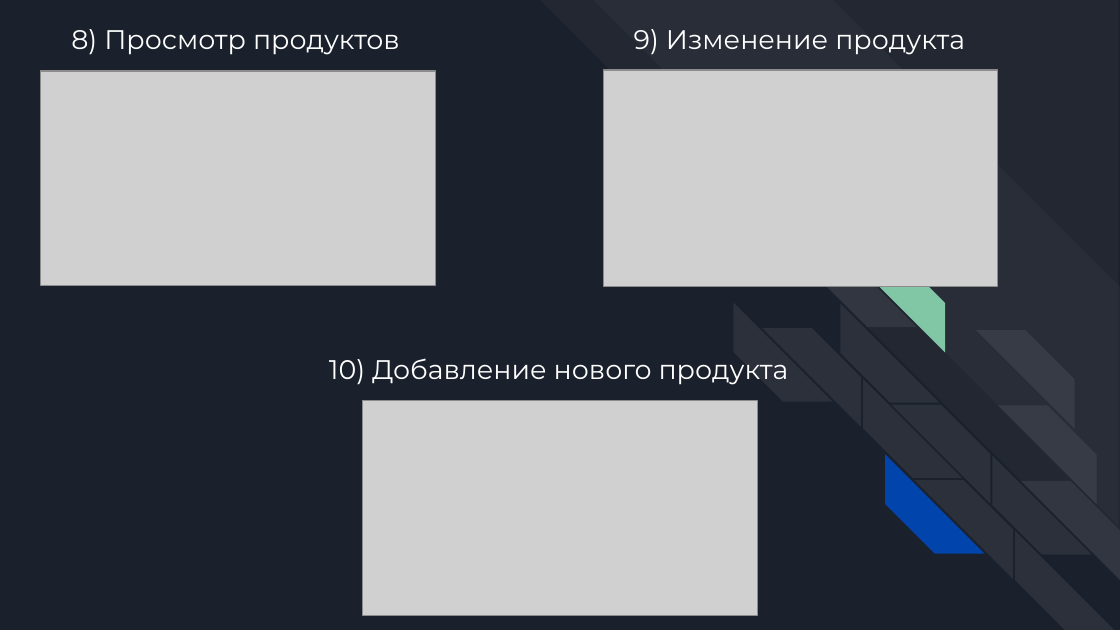
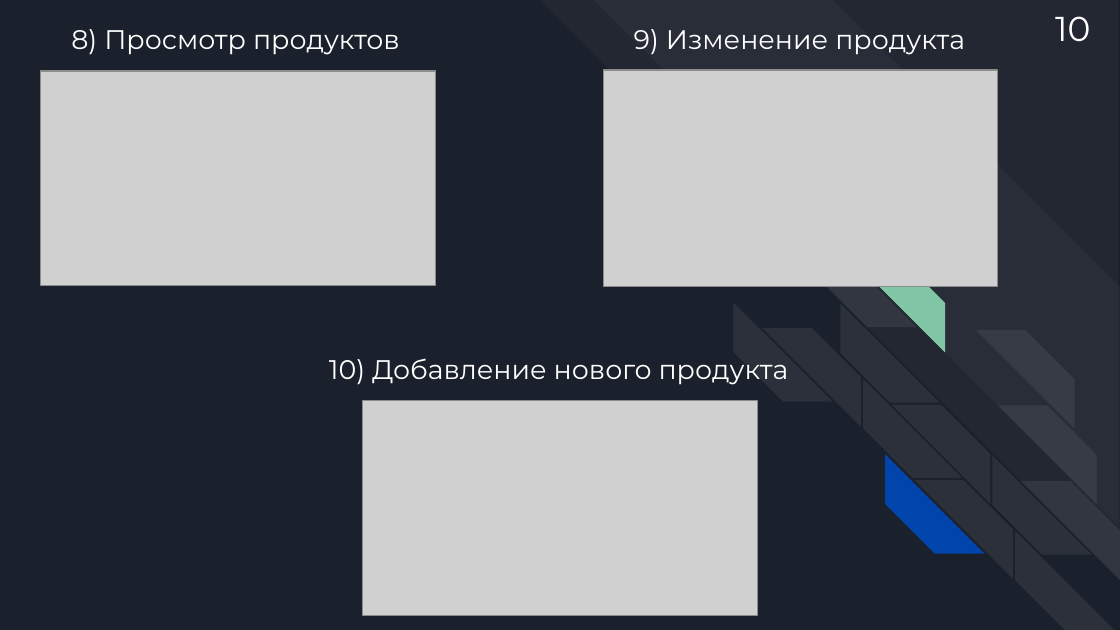
Before and after one commit to barKoZZeR/Diplom_project, a slide deck: slide 10 of Презентация дипломного проекта (Кашин С.И.).pptx. Drawn at 1120x630 pixels with LibreOffice and Linux fonts; fonts in the diff are those of the drawing; grey boxes stand for pictures. Boxes give left, top, right and bottom in pixels: in the first picture for what was removed or moved away, otherwise in the second. Text is boxed around its words. In the diff, an @@ line names an element or a change of style, - is before the commit and + after.

```diff
--- a/Презентация дипломного проекта (Кашин С.И.).pptx
+++ b/Презентация дипломного проекта (Кашин С.И.).pptx
@@ text added at box(1055, 16, 1090, 41), 22.2 pt, text #FFFFFF @@
+10
```
Also in this commit, not shown: 19 other slides changed, 1 slide added.
